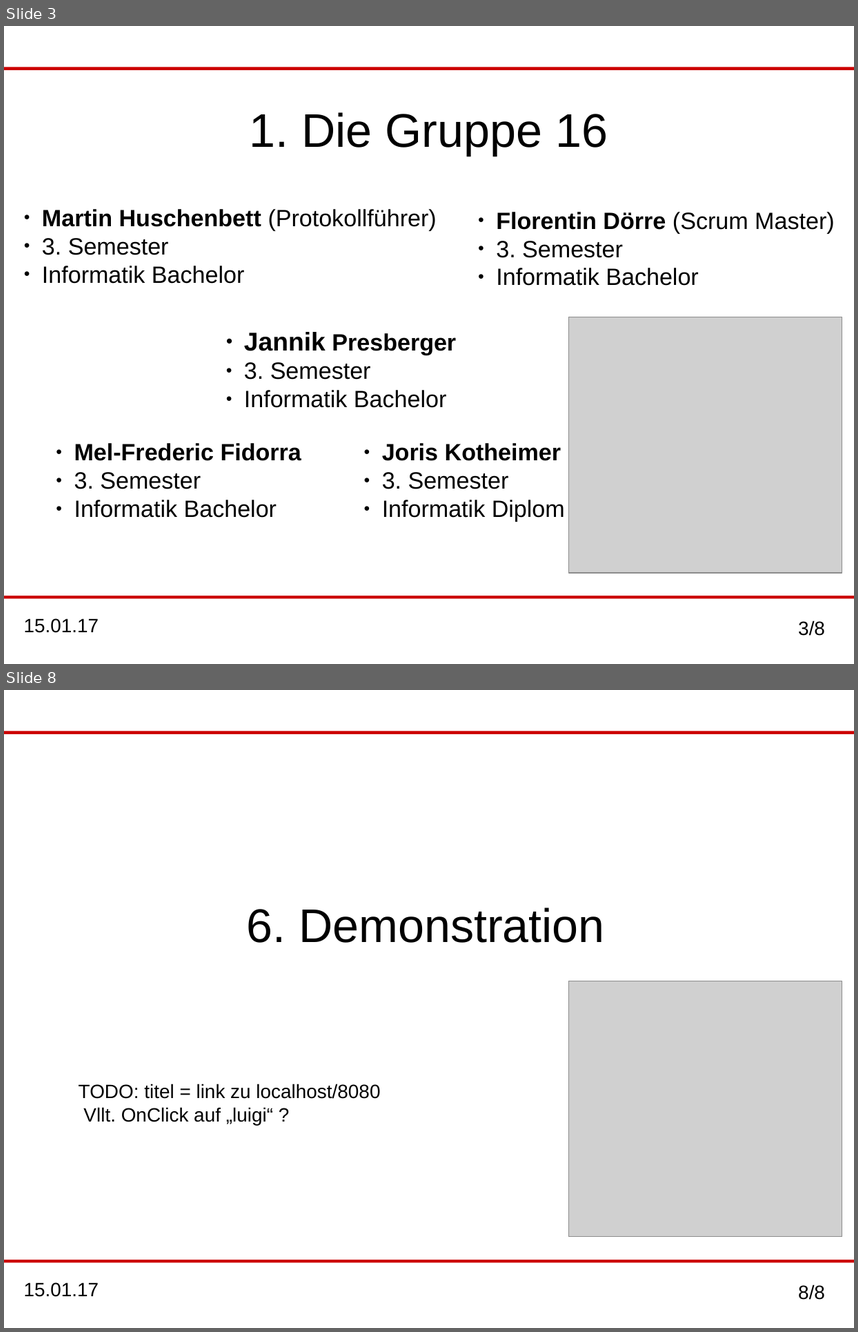
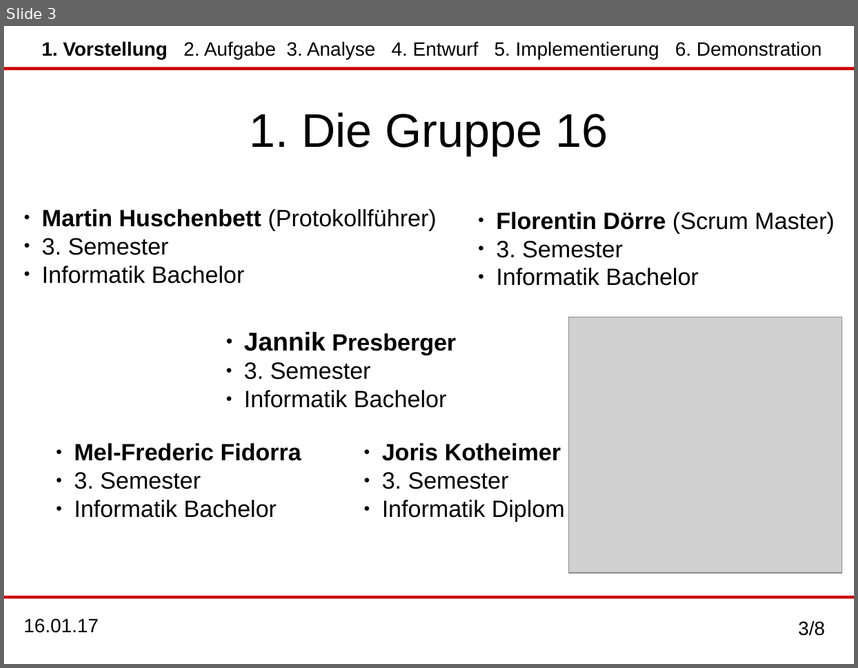
Before and after one commit to MaHusch/SWT-Project-Copy, a slide deck: organisation_final/Endpraesentation/End_praesentation.odp. Shown one above the other, each under a label of ours: slides 3 and 8 before the commit, slide 3 after it; the slides between them are not shown. The pictures are 858x1332 and 858x668 pixels, drawn with LibreOffice and Linux fonts; fonts in the diff are those of the drawing; grey boxes stand for pictures. Boxes give left, top, right and bottom in pixels: in the first picture for what was removed or moved away, otherwise in the second. Text is boxed around its words. In the diff, an @@ line names an element or a change of style, - is before the commit and + after.

```diff
--- a/organisation_final/Endpraesentation/End_praesentation.odp
+++ b/organisation_final/Endpraesentation/End_praesentation.odp
@@ slide 8 removed at box(4, 690, 854, 1328), background #FFFFFF; not listed: 4 template elements that a slide beside it also shows @@
@@ title removed at box(246, 907, 605, 943) @@
-6. Demonstration
@@ picture removed at box(568, 980, 842, 1236) @@
@@ text removed at box(79, 1083, 380, 1125) @@
-TODO: titel = link zu localhost/8080
-Vllt. OnClick auf „luigi“ ?
@@ slide 3 changed as well @@
@@ text added at box(42, 41, 822, 60), 18 pt, text #000000 @@
+1. Vorstellung 2. Aufgabe 3. Analyse 4. Entwurf 5. Implementierung 6. Demonstration
@@ text at box(24, 618, 99, 633): text changed @@
-15.01.17
+16.01.17
```
Also in this commit, not shown: 2 other slides changed, 5 slides added, 4 other slides removed, 1 other file.
